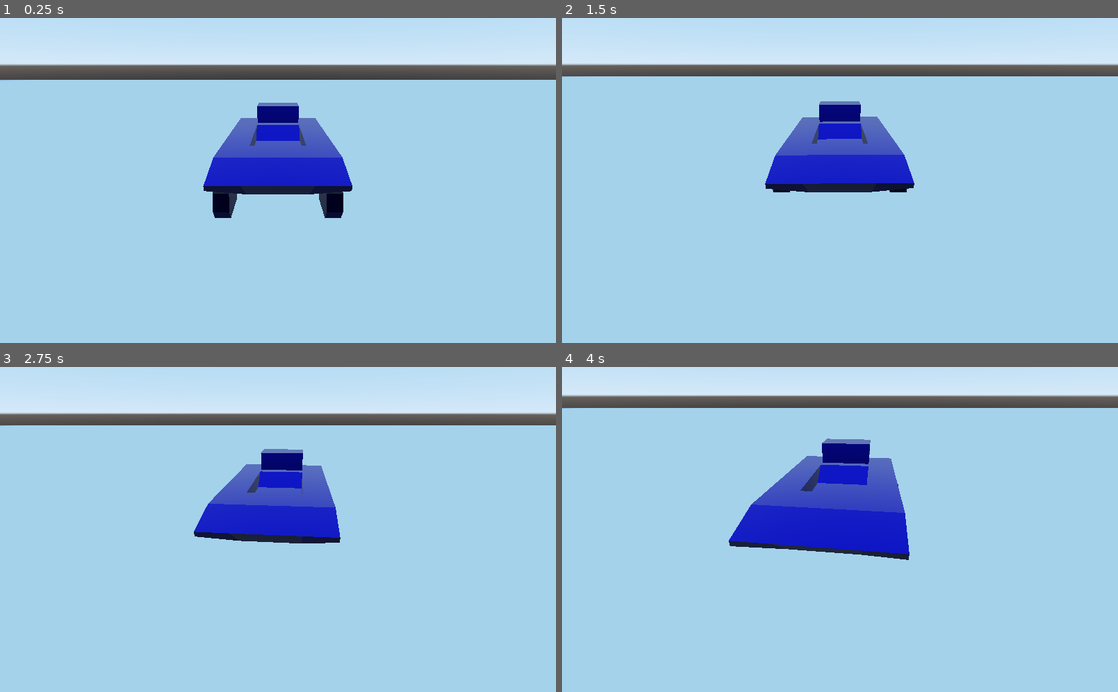
Above: before the commit, frames 1-4 (two rows, left to right).
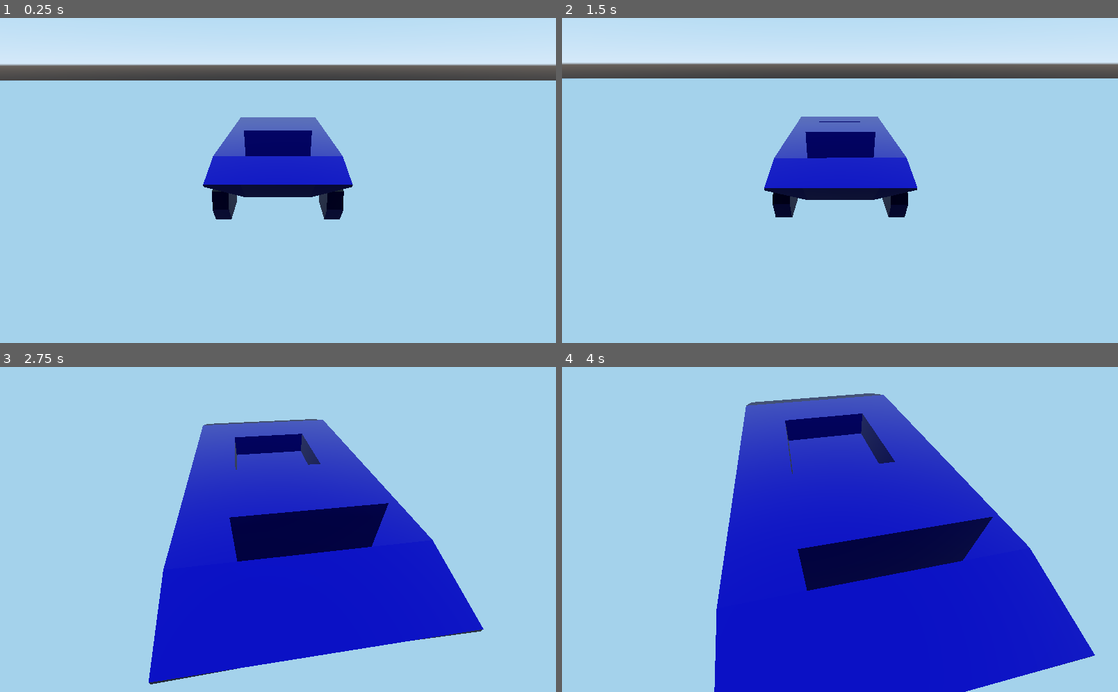
Above: after the commit, the same moments.

Repository: esensar/bugged-racing
Game: Godot game, scene res://scenes/test_level.tscn
The game is run twice, just before and just after one commit, with the same random seed, the same clock (stepped at 60 frames per second) and the same inputs. The project has no main scene, so this scene is started directly. The engine's default icon, where the game draws it, is replaced by a stand-in: a white triangle on a blue panel in a dark square.
Inputs:
- Up to frame 1 (0.25 s): no input
- Up to frame 2 (1.5 s): hold Right (ui_right) 0.53-1.28 s; hold Down (ui_down) from 1.28 s (still down)
- Up to frame 3 (2.75 s): release Down (ui_down) at 2.03 s; hold Right (ui_right) from 2.03 s (still down)
- Up to frame 4 (4 s): release Right (ui_right) at 2.78 s; hold Up (ui_up) 2.78-3.53 s; hold Left (ui_left) from 3.53 s (still down)

The runs differ from the first frame. In frame 1, 2.3% of the frame differs, in the area x 0-100%, y 19-62%; in frame 2, 4.5%; in frame 3, 46%; in frame 4, 53%, in the area x 0-100%, y 0-100%.

Commit message:
Improve vehicle suspension

Diff:
--- a/vehicles/buggy.tscn
+++ b/vehicles/buggy.tscn
@@ -4,52 +4,52 @@
 [ext_resource path="res://vehicles/buggy.gd" type="Script" id=3]
 
 [sub_resource type="BoxShape" id=1]
-extents = Vector3( 2.46457, 1, 1.77811 )
+extents = Vector3( 2.48318, 1, 1.55313 )
 
 [node name="buggy" instance=ExtResource( 1 )]
 script = ExtResource( 3 )
 
-[node name="chassis" parent="." index="0"]
-transform = Transform( 1, 0, 0, 0, 1, 0, 0, 0, 1, 0, 0, 0 )
-
 [node name="left_front" parent="." index="2"]
-transform = Transform( 1, 0, 0, 0, 1, 0, 0, 0, 1, -2.33227, 0.952938, -2.92949 )
 use_as_traction = true
 use_as_steering = true
 wheel_roll_influence = 0.2
-wheel_rest_length = 0.5
-suspension_travel = 0.5
+wheel_radius = 1.0
+wheel_rest_length = 1.0
+suspension_travel = 1.0
 suspension_stiffness = 3.0
-suspension_max_force = 12000.0
+suspension_max_force = 10000.0
 
 [node name="right_front" parent="." index="3"]
-transform = Transform( 1, 0, 0, 0, 1, 0, 0, 0, 1, 2.33227, 0.952938, -2.92949 )
+transform = Transform( -1, 0, -3.25841e-07, 0, 1, 0, 3.25841e-07, 0, -1, 2.327, 0.964, -2.94 )
 use_as_traction = true
 use_as_steering = true
 wheel_roll_influence = 0.2
-wheel_rest_length = 0.5
-suspension_travel = 0.5
+wheel_radius = 1.0
+wheel_rest_length = 1.0
+suspension_travel = 1.0
 suspension_stiffness = 3.0
-suspension_max_force = 12000.0
+suspension_max_force = 10000.0
 
 [node name="rear_left" parent="." index="4"]
-transform = Transform( 1, 0, 0, 0, 1, 0, 0, 0, 1, -2.33227, 0.952938, 2.92949 )
 use_as_traction = true
 wheel_roll_influence = 0.2
-wheel_rest_length = 0.5
-suspension_travel = 0.5
+wheel_radius = 1.0
+wheel_rest_length = 1.0
+wheel_friction_slip = 4.0
+suspension_travel = 1.0
 suspension_stiffness = 3.0
-suspension_max_force = 12000.0
+suspension_max_force = 10000.0
 
 [node name="rear_right" parent="." index="5"]
-transform = Transform( 1, 0, 0, 0, 1, 0, 0, 0, 1, 2.33227, 0.952938, 2.92949 )
 use_as_traction = true
 wheel_roll_influence = 0.2
-wheel_rest_length = 0.5
-suspension_travel = 0.5
+wheel_radius = 1.0
+wheel_rest_length = 1.0
+wheel_friction_slip = 4.0
+suspension_travel = 1.0
 suspension_stiffness = 3.0
-suspension_max_force = 12000.0
+suspension_max_force = 10000.0
 
 [node name="CollisionShape" type="CollisionShape" parent="." index="6"]
-transform = Transform( 1, 0, 0, 0, 1, 0, 0, 0, 1, 0, 2.36968, 0 )
+transform = Transform( 1, 0, 0, 0, 1, 0, 0, 0, 1, 0, 1.99308, 0 )
 shape = SubResource( 1 )
Not shown, changed: assets/basic_buggy.blend
